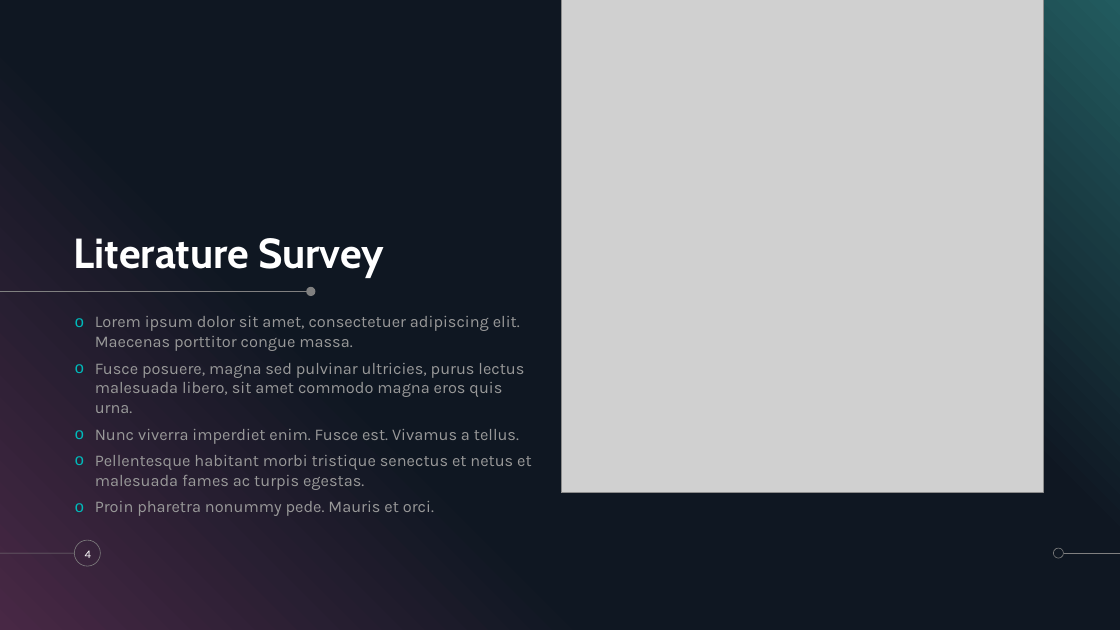
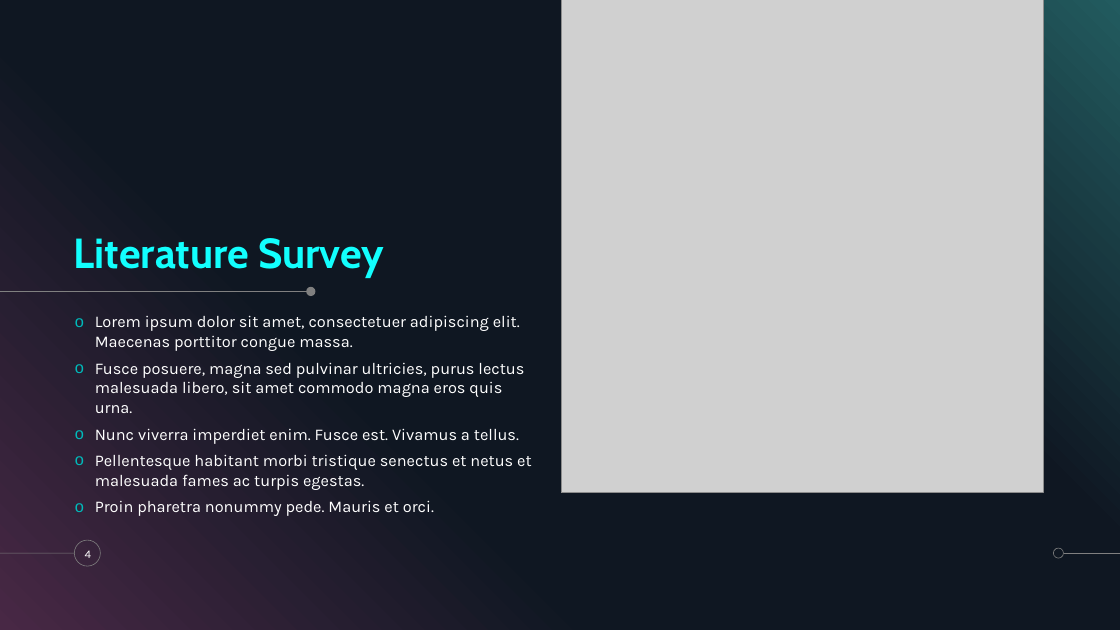
Before and after one commit to krshnknsr21/Sentiment-Analysis, a slide deck: slide 4 of Overview.pptx. Drawn at 1120x630 pixels with LibreOffice and Linux fonts; fonts in the diff are those of the drawing; grey boxes stand for pictures. Boxes give left, top, right and bottom in pixels: in the first picture for what was removed or moved away, otherwise in the second. Text is boxed around its words. In the diff, an @@ line names an element or a change of style, - is before the commit and + after.

```diff
--- a/Overview.pptx
+++ b/Overview.pptx
@@ title "Literature Survey" at (74, 238, 384, 278): text colour #FFFFFF to #12FFFE @@
@@ text "Lorem ipsum dolor sit amet, ..." at (95, 316, 532, 516): text colour #999999 to #FFFFFF @@
```
Also in this commit, not shown: 8 other slides changed.
